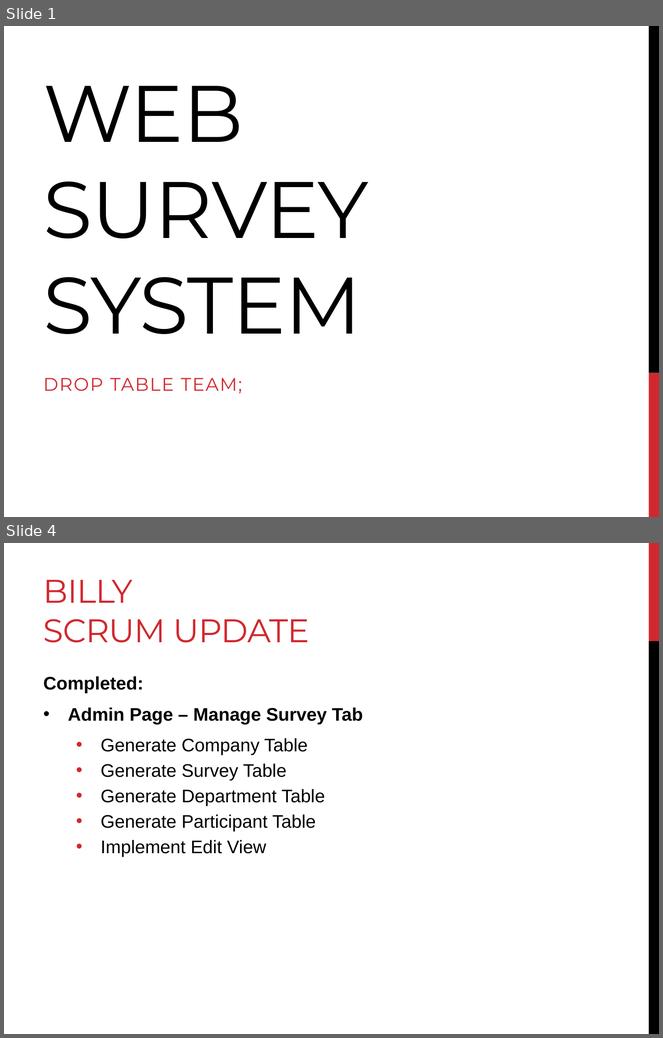
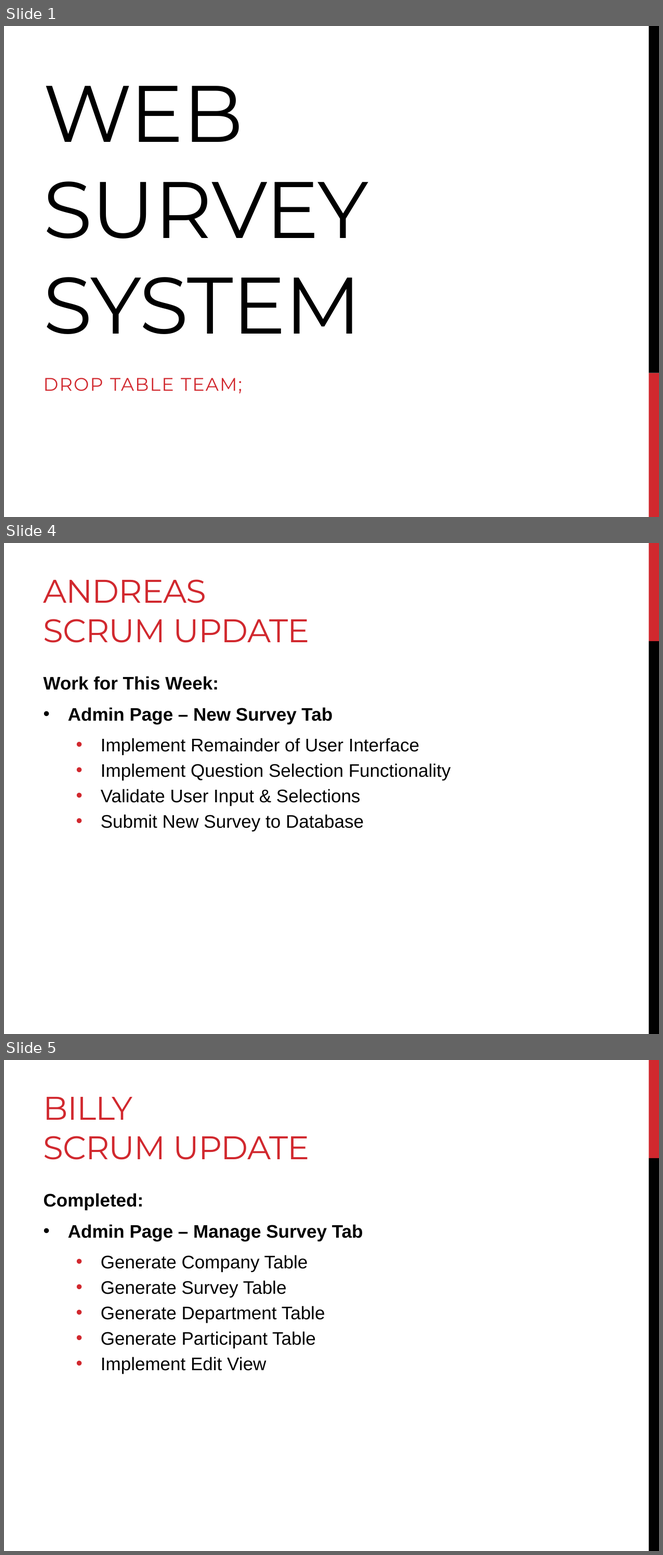
Before and after one commit to AndreasSchwagerl/RR-Survey-System, a slide deck: Presentation/Web Survey System - SCRUM Update 1.pptx. Shown one above the other, each under a label of ours: slides 1 and 4 before the commit, slides 1, 4 and 5 after it; the slides between them are not shown. The pictures are 663x1038 and 663x1555 pixels, drawn with LibreOffice and Linux fonts; fonts in the diff are those of the drawing. Boxes give left, top, right and bottom in pixels: in the first picture for what was removed or moved away, otherwise in the second. Text is boxed around its words. In the diff, an @@ line names an element or a change of style, - is before the commit and + after.

```diff
--- a/Presentation/Web Survey System - SCRUM Update 1.pptx
+++ b/Presentation/Web Survey System - SCRUM Update 1.pptx
@@ slide 4 added at (4, 543, 659, 1034), background #FFFFFF; not listed: 2 template elements that a slide beside it also shows @@
@@ title added at (44, 579, 309, 643), 36 pt, text #D1282E @@
+ANDREAS
+SCRUM UPDATE
@@ text added at (44, 676, 451, 832), 20 pt, text #000000 @@
+Work for This Week:
+• Admin Page – New Survey Tab
+  • Implement Remainder of User Interface
+  • Implement Question Selection Functionality
+  • Validate User Input & Selections
+  • Submit New Survey to Database
@@ what was slide 4 is now slide 5 @@
```
Also in this commit, not shown: 2 slides changed.
